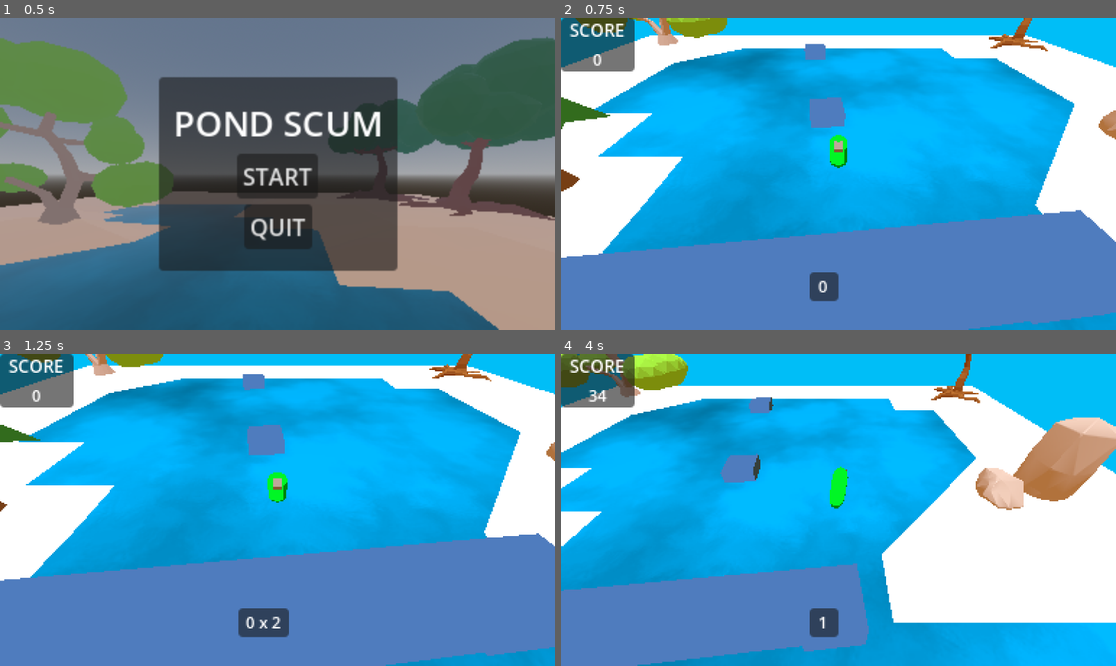
Above: before the commit, frames 1-4 (two rows, left to right).
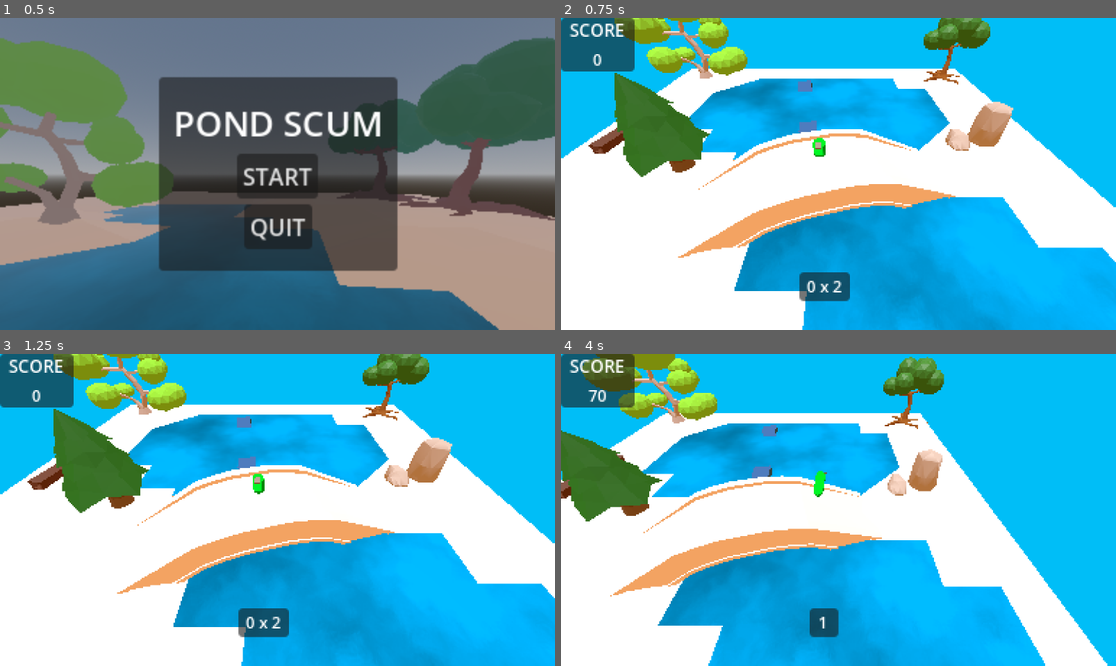
Above: after the commit, the same moments.

Repository: nschwei/PondScum
Game: Godot game, scene res://Scenes/MainMenu.tscn
The game is run twice, just before and just after one commit, with the same random seed, the same clock (stepped at 60 frames per second) and the same inputs.
Inputs (mouse positions are in pixels of both pictures, inside the frame that each line leads up to):
- Up to frame 1 (0.5 s): no input
- Up to frame 2 (0.75 s): click "START" at 0.5 s
- Up to frame 3 (1.25 s): no input
- Up to frame 4 (4 s): move the mouse to (960, 494) at 1.27 s; press the mouse at (960, 494) at 1.28 s; hold D (move_right) 1.28-2.03 s; tap Space (jump) at 1.52, 2.27, 3.77 s; move the mouse to (727, 525) at 2.02 s; release the mouse at (727, 525) at 2.03 s; hold S (move_back) 2.03-2.78 s; click (727, 525) at 2.1 s; move the mouse to (894, 441) at 2.77 s; press the mouse at (894, 441) at 2.78 s; hold D (move_right) 2.78-3.53 s; move the mouse to (810, 572) at 3.52 s; release the mouse at (810, 572) at 3.53 s; hold W (move_forward) from 3.53 s (still down); click (810, 572) at 3.6 s

Frame 1 is identical in both runs. In frame 2, 79% of the frame differs, in the area x 0-100%, y 0-100%; in frame 3, 81%; in frame 4, 73%.

Commit message:
added bridge model

Diff:
--- a/Scenes/GreyBox.tscn
+++ b/Scenes/GreyBox.tscn
@@ -12,8 +12,10 @@
 [ext_resource type="PackedScene" uid="uid://bwfm5jeuxsivq" path="res://Models/Pine.glb" id="9_6i2to"]
 [ext_resource type="PackedScene" uid="uid://r2q7qku3lyie" path="res://Models/Rock_02.glb" id="9_u8ccw"]
 [ext_resource type="PackedScene" uid="uid://c25wnipfj4opv" path="res://Models/BirchTree.glb" id="10_6hgrr"]
+[ext_resource type="PackedScene" uid="uid://ddxk4ws0djtjh" path="res://Models/Trunk_01.glb" id="10_sdgys"]
 [ext_resource type="PackedScene" uid="uid://dxf4ifswrtvjr" path="res://Models/NormalTree.glb" id="11_lvhhp"]
 [ext_resource type="PackedScene" uid="uid://b6fuc665uyqtl" path="res://Models/WillowTree.glb" id="12_ps1is"]
+[ext_resource type="PackedScene" uid="uid://2j8oirklixx1" path="res://Models/bridge.glb" id="16_v7kjc"]
 
 [sub_resource type="Environment" id="Environment_i80ls"]
 background_mode = 1
@@ -66,15 +68,6 @@
 
 [node name="Objects" type="Node3D" parent="PixelView/SubViewport/Level"]
 
-[node name="GreyBoxWall" parent="PixelView/SubViewport/Level/Objects" instance=ExtResource("2_50knn")]
-transform = Transform3D(2.46236, 0, 0.258198, 0, 1, 0, -0.245603, 0, 2.58864, -7.91366, 0.555329, 7.7497)
-
-[node name="GreyBoxWall2" parent="PixelView/SubViewport/Level/Objects" instance=ExtResource("2_50knn")]
-transform = Transform3D(2.46236, 0, 0.258198, 0, 1, 0, -0.245603, 0, 2.58864, 7.09223, 0.555329, 6.25297)
-
-[node name="GreyBoxWall5" parent="PixelView/SubViewport/Level/Objects" instance=ExtResource("2_50knn")]
-transform = Transform3D(2.46236, 0, 0.258198, 0, 1, 0, -0.245603, 0, 2.58864, -25.2445, 0.502806, -4.68793)
-
 [node name="GreyBoxWall11" parent="PixelView/SubViewport/Level/Objects" instance=ExtResource("2_50knn")]
 transform = Transform3D(2.46236, 0, 0.258198, 0, 1, 0, -0.245603, 0, 2.58864, 4.14404, 0.0765788, 20.6062)
 
@@ -87,9 +80,6 @@
 [node name="GreyBoxWall7" parent="PixelView/SubViewport/Level/Objects" instance=ExtResource("2_50knn")]
 transform = Transform3D(2.46236, 0, 0.258198, 0, 1, 0, -0.245603, 0, 2.58864, -2.85838, 0.555325, -19.4424)
 
-[node name="GreyBoxWall3" parent="PixelView/SubViewport/Level/Objects" instance=ExtResource("2_50knn")]
-transform = Transform3D(17.4444, 0, 0.258198, 0, 1, 0, -1.73995, 0, 2.58864, -0.438513, 1.57158, 7.0041)
-
 [node name="Pine" parent="PixelView/SubViewport/Level/Objects" instance=ExtResource("9_6i2to")]
 transform = Transform3D(1, 0, 0, 0, 1, 0, 0, 0, 1, -14.4823, 5.1766, 2.34266)
 
@@ -110,6 +100,15 @@
 
 [node name="Rock_023" parent="PixelView/SubViewport/Level/Objects" instance=ExtResource("9_u8ccw")]
 transform = Transform3D(3, 0, 0, 0, 3, 0, 0, 0, 3, 22.6048, 0.823355, -2.83959)
+
+[node name="Trunk_012" parent="PixelView/SubViewport/Level/Objects" instance=ExtResource("10_sdgys")]
+transform = Transform3D(-0.317247, 0, -1.97468, 0, 2, 0, 1.97468, 0, -0.317247, -25.5527, 0.783621, -4.82928)
+
+[node name="Trunk_013" parent="PixelView/SubViewport/Level/Objects" instance=ExtResource("10_sdgys")]
+transform = Transform3D(-1.68937, 0, 1.07053, 0, 2, 0, -1.07053, 0, -1.68937, -16.6266, 0.783619, 24.9622)
+
+[node name="Trunk_014" parent="PixelView/SubViewport/Level/Objects" instance=ExtResource("10_sdgys")]
+transform = Transform3D(-1.58845, 2.64676e-08, -1.21525, 0.309651, 1.93399, -0.404744, 1.17514, -0.509609, -1.53602, -12.966, 1.30736, 23.4048)
 
 [node name="Water" type="MeshInstance3D" parent="PixelView/SubViewport/Level/Objects"]
 transform = Transform3D(29.5189, 0, 0, 0, 30, 0, 0, 0, 28.7471, 0, -0.645183, 0)
@@ -117,7 +116,7 @@
 
 [node name="Player" parent="PixelView/SubViewport/Level" instance=ExtResource("3_aeydj")]
 unique_name_in_owner = true
-transform = Transform3D(1, 0, 0, 0, 1, 0, 0, 0, 1, 0, 0.866235, 0)
+transform = Transform3D(1, 0, 0, 0, 1, 0, 0, 0, 1, 1.67409, 4.85292, 5.47632)
 
 [node name="DirectionalLight3D" type="DirectionalLight3D" parent="PixelView/SubViewport/Level"]
 transform = Transform3D(0.388272, 0.920601, -0.0417079, -0.0180773, 0.0528586, 0.998438, 0.921368, -0.386912, 0.0371655, -4.73197, 8.81186, 0)
@@ -234,6 +233,9 @@
 theme_override_font_sizes/font_size = 12
 text = "Quit"
 
+[node name="bridge" parent="." instance=ExtResource("16_v7kjc")]
+transform = Transform3D(1.44971, 0, 0.385143, 0, 1.5, 0, -0.385143, 0, 1.44971, 1.68673, -0.217988, 5.90972)
+
 [connection signal="score_points" from="PixelView/SubViewport/Level/Player" to="PixelView/SubViewport/CanvasLayer" method="_on_player_score_points"]
 [connection signal="trick_score" from="PixelView/SubViewport/Level/Player" to="PixelView/SubViewport/CanvasLayer" method="_on_player_trick_score"]
 [connection signal="pressed" from="PixelView/SubViewport/CanvasLayer/PausePanel/MarginContainer/VBoxContainer/Resume" to="PixelView/SubViewport/CanvasLayer" method="_on_resume_pressed"]
Binary file added: Models/Trunk_01.glb
Not shown, added: Models/Trunk_01.glb.import
Binary file added: Models/bridge.glb
Not shown, added: Models/bridge.glb.import
Not shown, added: Models/bridge_WqZgV65A.png.import
Not shown: 1 places in Scenes/GreyBox.tscn that only renumber resources
